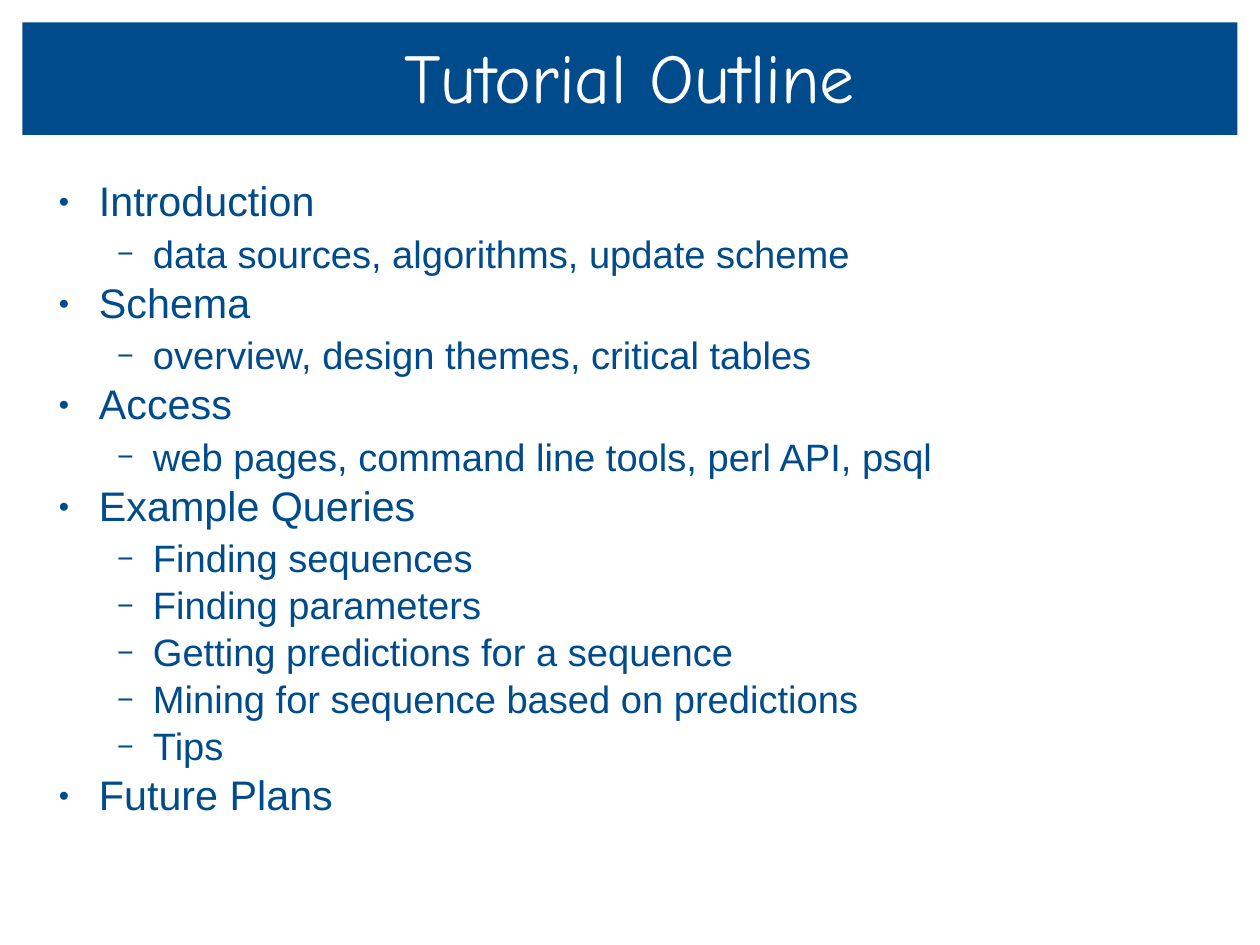
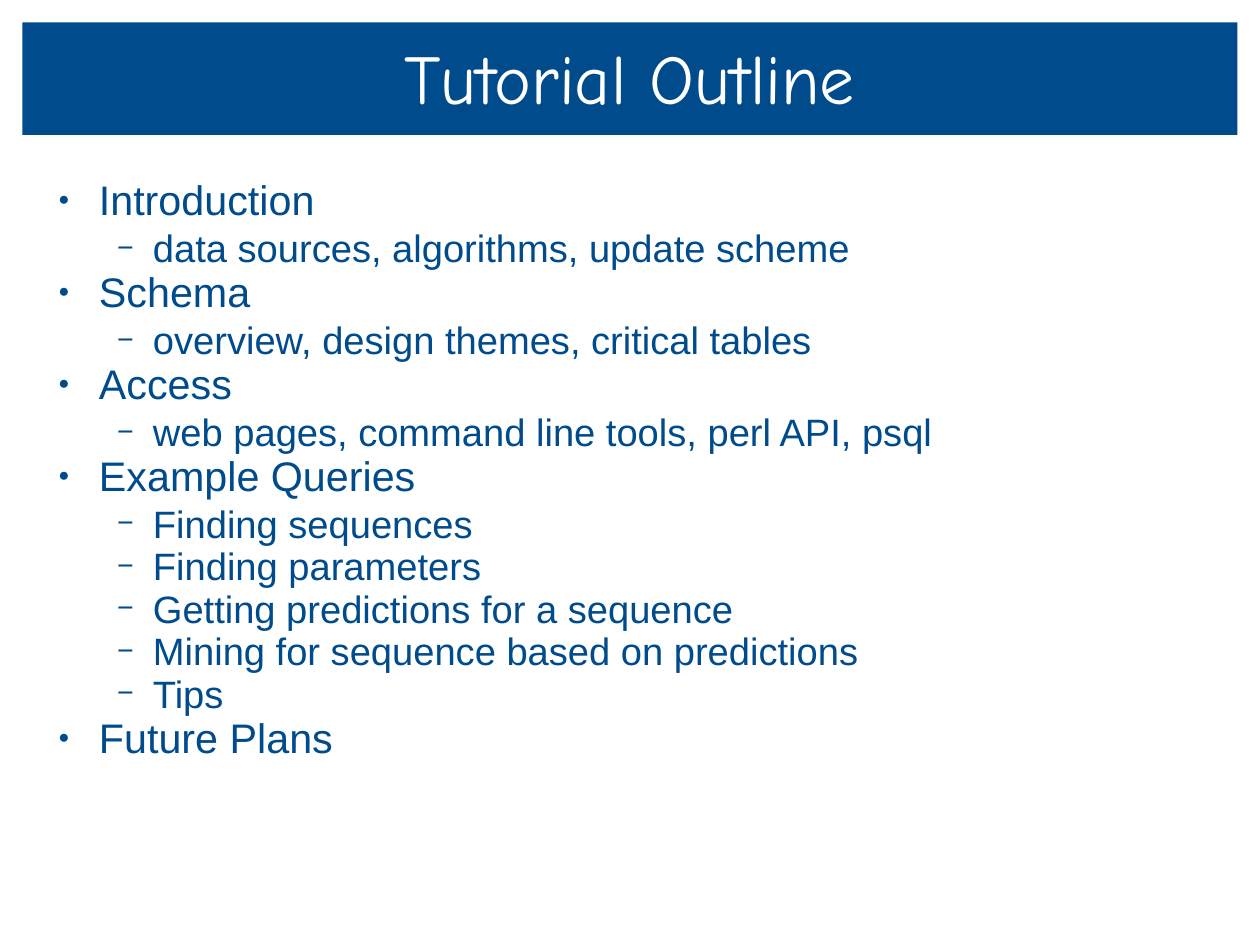
Before and after one commit to unison/unison, a slide deck: slide 2 of doc/unison-tutorial.ppt. Drawn at 1260x945 pixels with LibreOffice and Linux fonts; fonts in the diff are those of the drawing. Boxes give left, top, right and bottom in pixels: in the first picture for what was removed or moved away, otherwise in the second. Text is boxed around its words. In the diff, an @@ line names an element or a change of style, - is before the commit and + after.

Commit message:
exported unison-tutorial.ppt with OOo 3 to fix text rotation problem

```diff
--- a/doc/unison-tutorial.ppt
+++ b/doc/unison-tutorial.ppt
@@ text "Introduction" at (x1=99, y1=185, x2=932, y2=754): line spacing 0.93 to 0.83 @@
```
Also in this commit, not shown: 9 other slides changed.
